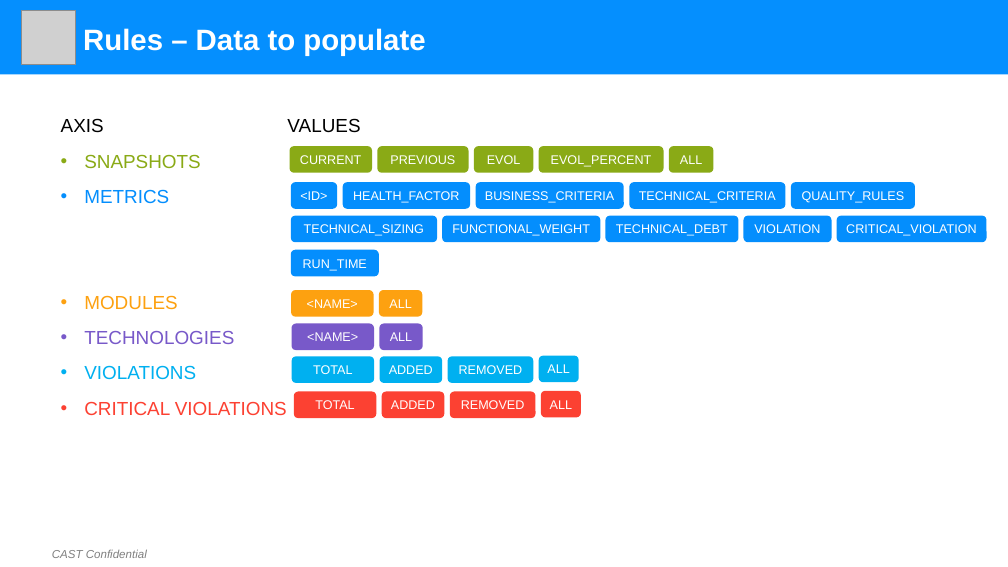
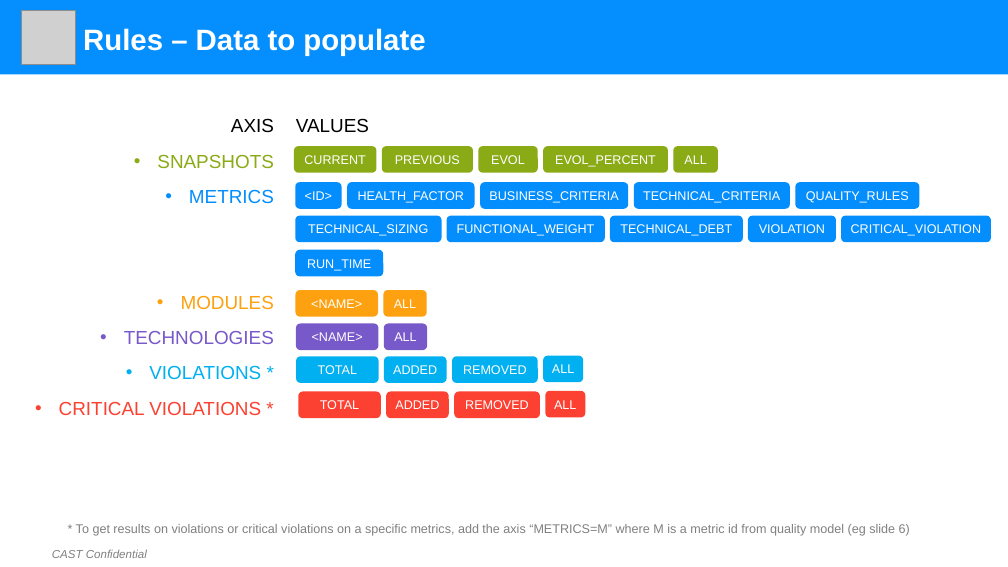
Before and after one commit to CAST-projects/ReportGenerator, a slide deck: slide 2 of CastReporting.Reporting/TemplatesFiles/Generic Graph Definition.pptx. Drawn at 1008x567 pixels with LibreOffice and Linux fonts; fonts in the diff are those of the drawing; grey boxes stand for pictures; background and template pictures are left out. Boxes give left, top, right and bottom in pixels: in the first picture for what was removed or moved away, otherwise in the second. Text is boxed around its words. In the diff, an @@ line names an element or a change of style, - is before the commit and + after.

```diff
--- a/CastReporting.Reporting/TemplatesFiles/Generic Graph Definition.pptx
+++ b/CastReporting.Reporting/TemplatesFiles/Generic Graph Definition.pptx
@@ text at [231,118,274,133]: text changed @@
-AXIS VALUES
+AXIS
@@ text added at [296,118,369,133], 18 pt, text #000000 @@
+VALUES
@@ text at [124,154,274,344]: alignment left to right @@
@@ text at [59,365,261,415]: text changed @@
-• VIOLATIONS
-• CRITICAL VIOLATIONS
+• VIOLATIONS *
+• CRITICAL VIOLATIONS *
@@ 28 rounded rectangles: place and size @@
-28 rounded rectangles at [290,146,987,418]
+28 rounded rectangles at [294,146,991,418]
@@ text added at [76,524,910,536], 12 pt, text #808080 @@
+* To get results on violations or critical violations on a specific metrics, add the axis “METRICS=M” where M is a metric id from quality model (eg slide 6)
```
Also in this commit, not shown: 5 other slides changed, 1 slide added, 1 slide removed, 3 other files.
